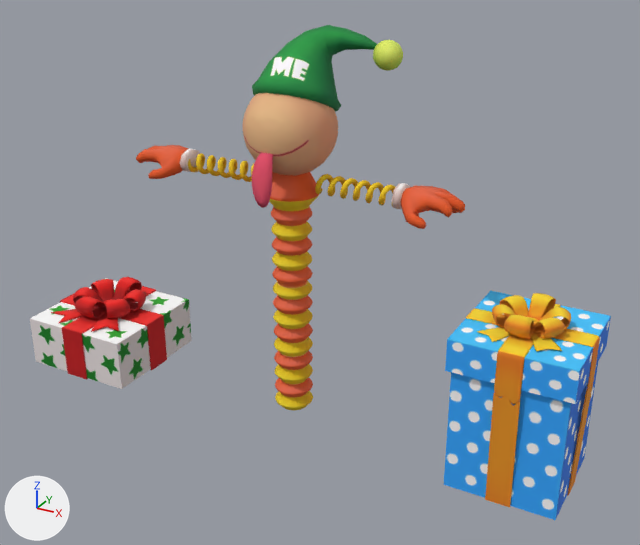
Before and after pictures for a commit that changed the FBX model ARCardsVRedesign/Assets/ARCards/FBX/Mingde/LiHe/01.FBX.
Rendered twice from a 50 mm camera at (1.39, -2.34, 1.75) aimed at (0.1, 0.0, 0.58). The axes (+X, +Y, +Z) are drawn at lower left. The lights are the same throughout. Where no turn or scale is listed for an object, it has been applied to the vertices.
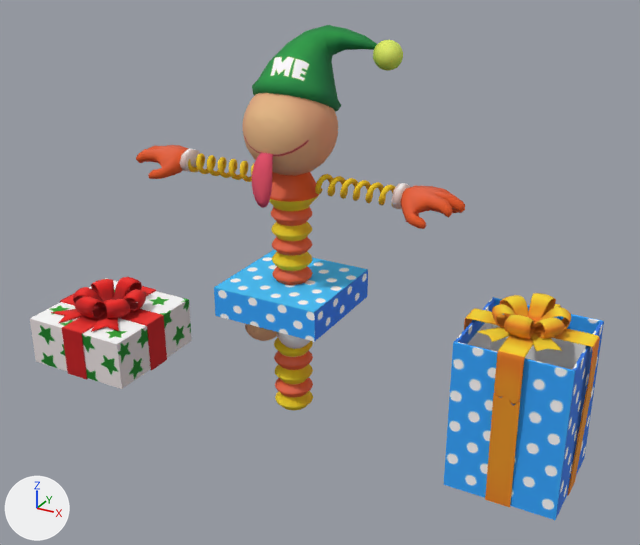
Location of each change, (x1, y1, x2, y2) in pixels of the pictures (640 x 545 px):
'Object069', moved
    before: (445, 291, 611, 404)
    after: (214, 249, 368, 342)
'Sphere013', moved (not visible before)
    after: (245, 324, 277, 341)

The edits, one by one:
Object 'Object069' (ob_object069) moves from (0.814, -0.005, 0.167) to (0.0, 0.001, 0.147).
Object 'Sphere012' (ob_sphere012) moves from (0.752, -0.078, 0.437) to (-0.07, -0.078, 0.392).
Object 'Sphere013' (ob_sphere013) moves from (0.751, -0.077, 0.437) to (-0.07, -0.077, 0.392).
